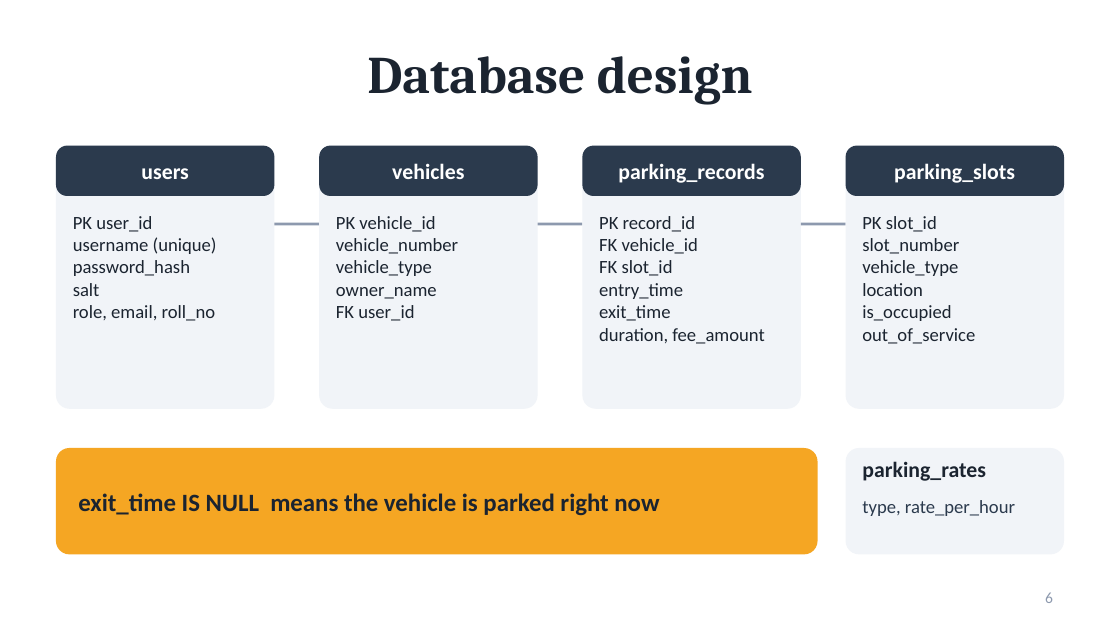
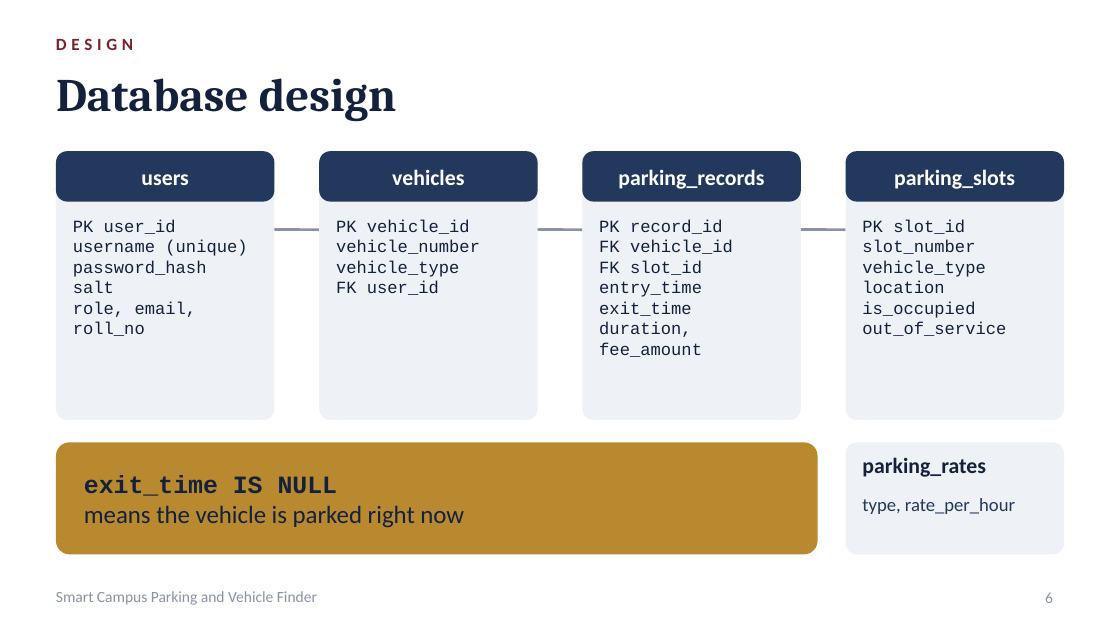
Before and after one commit to Harry-2007cmd/Java-Project, a slide deck: slide 6 of docs/Smart-Campus-Parking-Presentation.pptx. Drawn at 1120x630 pixels with LibreOffice and Linux fonts; fonts in the diff are those of the drawing. Boxes give left, top, right and bottom in pixels: in the first picture for what was removed or moved away, otherwise in the second. Text is boxed around its words. In the diff, an @@ line names an element or a change of style, - is before the commit and + after.

```diff
--- a/docs/Smart-Campus-Parking-Presentation.pptx
+++ b/docs/Smart-Campus-Parking-Presentation.pptx
@@ title "Database design" moved from (x1=367, y1=56, x2=753, y2=105) to (x1=56, y1=78, x2=396, y2=122) @@
@@ title "Database design" at (x1=56, y1=78, x2=396, y2=122): size 34 to 30 pt, text colour #1B2430 to #14213D; alignment centre to left @@
@@ text added at (x1=56, y1=38, x2=133, y2=50), 11 pt, text #7A1F2B, bold @@
+DESIGN
@@ rounded rectangle resized from (x1=56, y1=146, x2=274, y2=409) to (x1=56, y1=151, x2=274, y2=420) @@
@@ rounded rectangle resized from (x1=319, y1=146, x2=538, y2=409) to (x1=319, y1=151, x2=538, y2=420) @@
@@ rounded rectangle resized from (x1=582, y1=146, x2=801, y2=409) to (x1=582, y1=151, x2=801, y2=420) @@
@@ 4 texts, 4 rounded rectangles, 3 lines moved together from (x1=56, y1=146, x2=1064, y2=224) to (x1=56, y1=151, x2=1064, y2=230) @@
@@ fill #F1F4F8 to #EEF1F5; proportions changed in 5 elements at (x1=846, y1=442, x2=1064, y2=554), (x1=56, y1=151, x2=274, y2=420), (x1=319, y1=151, x2=538, y2=420), (x1=582, y1=151, x2=801, y2=420), (x1=846, y1=151, x2=1064, y2=420) @@
@@ fill #2B3A4D to #22385C in 4 elements at (x1=56, y1=151, x2=274, y2=202), (x1=319, y1=151, x2=538, y2=202), (x1=582, y1=151, x2=801, y2=202), (x1=846, y1=151, x2=1064, y2=202) @@
@@ rounded rectangle resized from (x1=846, y1=146, x2=1064, y2=409) to (x1=846, y1=151, x2=1064, y2=420) @@
@@ line (274, 230) - (319, 230): stroke #8D99AE 1.75 pt to #8A93A3 1.75 pt @@
@@ size 12 to 11 pt, font Calibri to Courier New, text colour #1B2430 to #14213D in 4 elements at (x1=862, y1=219, x2=1006, y2=336), (x1=73, y1=219, x2=247, y2=336), (x1=599, y1=219, x2=733, y2=357), (x1=336, y1=219, x2=480, y2=295) @@
@@ line (538, 230) - (582, 230): stroke #8D99AE 1.75 pt to #8A93A3 1.75 pt @@
@@ line (801, 230) - (846, 230): stroke #8D99AE 1.75 pt to #8A93A3 1.75 pt @@
@@ text at (x1=336, y1=287, x2=437, y2=299): paragraph removed @@
-owner_name
@@ rounded rectangle resized from (x1=56, y1=448, x2=818, y2=554) to (x1=56, y1=442, x2=818, y2=554) @@
@@ rounded rectangle at (x1=56, y1=442, x2=818, y2=554): fill #F5A623 to #B8892E; proportions changed @@
@@ rounded rectangle resized from (x1=846, y1=448, x2=1064, y2=554) to (x1=846, y1=442, x2=1064, y2=554) @@
@@ text at (x1=84, y1=475, x2=464, y2=528): text changed; text colour #1B2430 to #14213D; bold off @@
-exit_time IS NULL means the vehicle is parked right now
+exit_time IS NULL
+means the vehicle is parked right now
@@ text "parking_rates" at (x1=862, y1=457, x2=986, y2=477): text colour #1B2430 to #14213D @@
@@ text "type, rate_per_hour" at (x1=862, y1=498, x2=1015, y2=514): text colour #2B3A4D to #22385C @@
@@ text added at (x1=56, y1=591, x2=317, y2=605), 10 pt, text #8A93A3 @@
+Smart Campus Parking and Vehicle Finder
```
Also in this commit, not shown: 4 other slides changed, 11 slides added, 8 slides removed, 1 other file.
